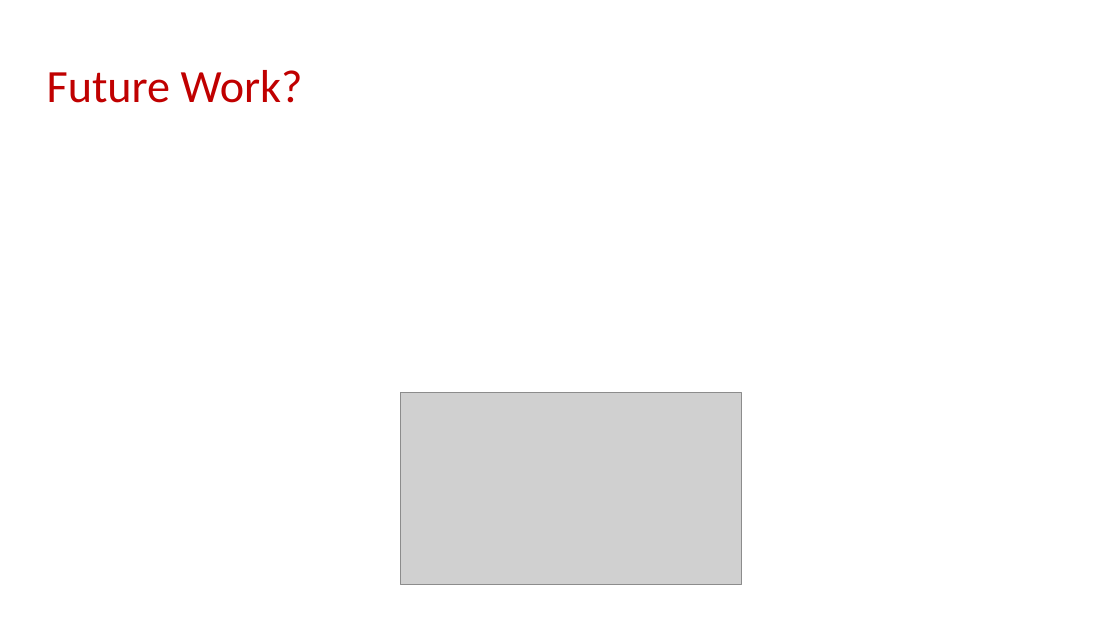
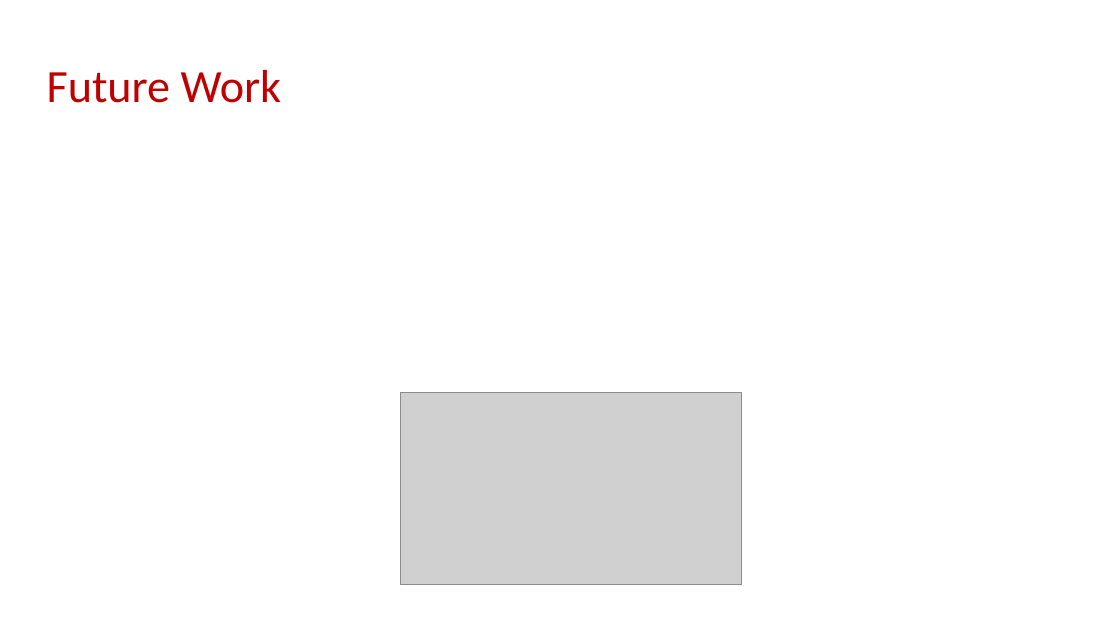
Before and after one commit to samsonzhou/samsonzhou.github.io, a slide deck: slide 27 of other-talks/SODA 2026.pptx. Drawn at 1120x630 pixels with LibreOffice and Linux fonts; fonts in the diff are those of the drawing; grey boxes stand for pictures. Boxes give left, top, right and bottom in pixels: in the first picture for what was removed or moved away, otherwise in the second. Text is boxed around its words. In the diff, an @@ line names an element or a change of style, - is before the commit and + after.

```diff
--- a/other-talks/SODA 2026.pptx
+++ b/other-talks/SODA 2026.pptx
@@ title at (47,70,282,103): text changed @@
-Future Work?
+Future Work
```
Also in this commit, not shown: 7 other slides changed.
